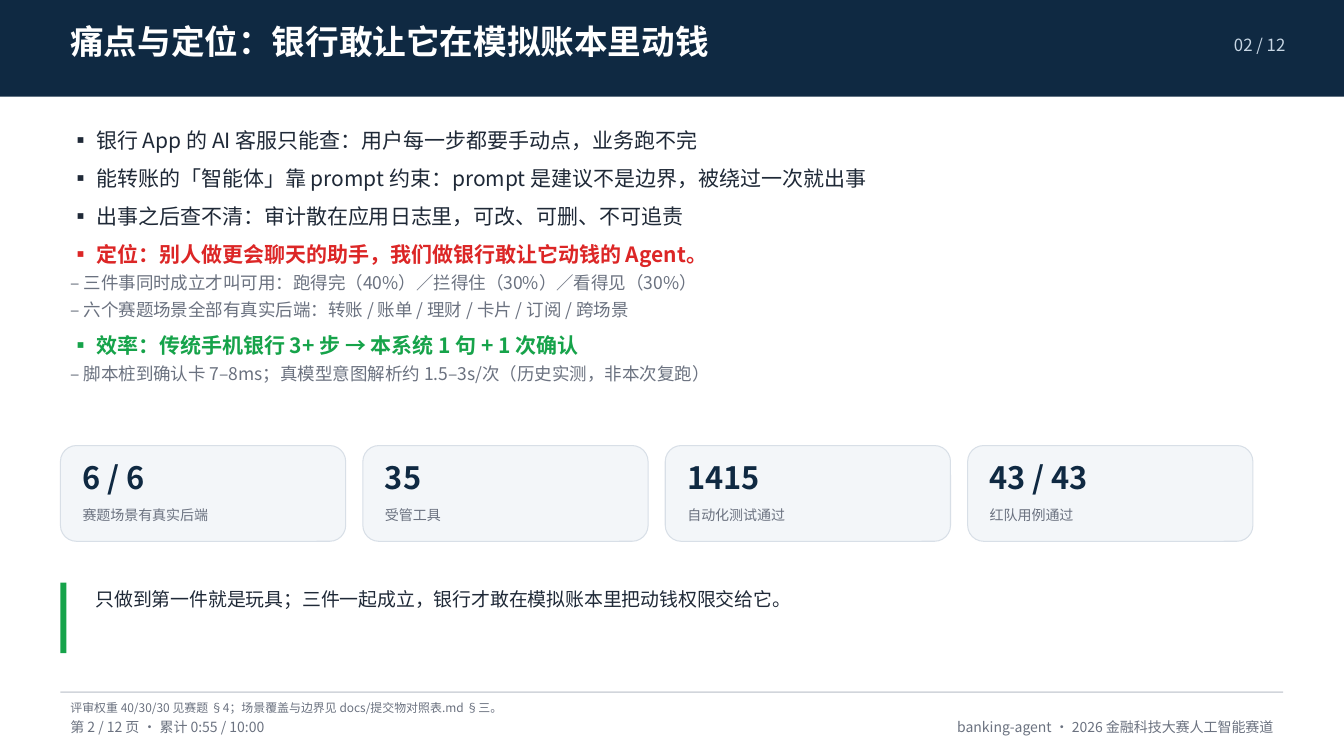
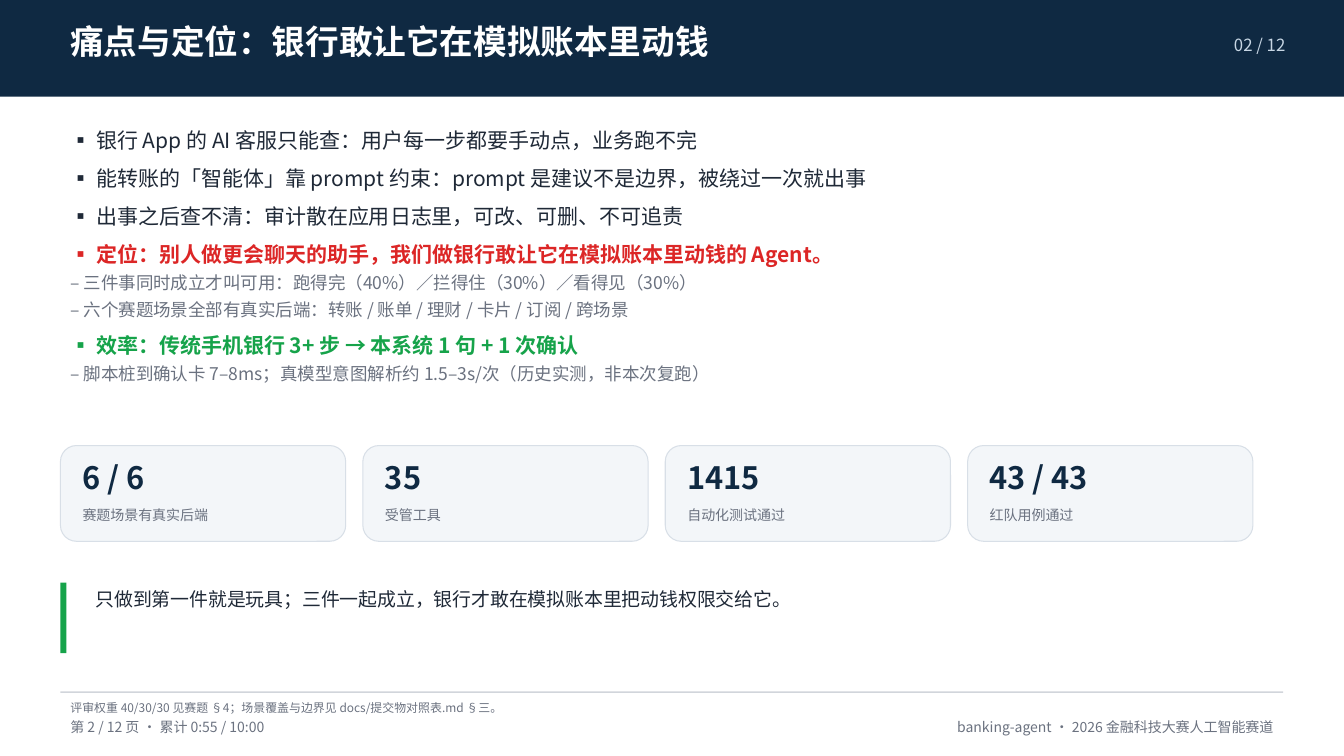
Before and after one commit to peng6yu/banking-agent, a slide deck: slide 2 of docs/交付/答辩PPT.pptx. Drawn at 1344x756 pixels with LibreOffice and Linux fonts; fonts in the diff are those of the drawing. Boxes give left, top, right and bottom in pixels: in the first picture for what was removed or moved away, otherwise in the second. Text is boxed around its words. In the diff, an @@ line names an element or a change of style, - is before the commit and + after.

Commit message:
docs: AIR 详细条目改为剩余工作；PPT 第 2/9 页口径同步
- D02/D05/D06/D13/D14 的「改造复杂度/验收」从待开发改为「已完成 + 剩余工作」
- D13 能力缺口改为「已有 80 例评估集/8 轮 A/B；缺 CI 阈值、延迟成本、人工抽样」
- PPT 第 2 页定位句、第 9 页生日计划条目补「模拟账本/未授权时重新确认」

```diff
--- a/docs/交付/答辩PPT.pptx
+++ b/docs/交付/答辩PPT.pptx
@@ text at bbox=[96, 244, 833, 267]: text changed @@
-▪ 定位：别人做更会聊天的助手，我们做银行敢让它动钱的 Agent。
+▪ 定位：别人做更会聊天的助手，我们做银行敢让它在模拟账本里动钱的 Agent。
```
Also in this commit, not shown: 1 other slide changed, 4 other files.
